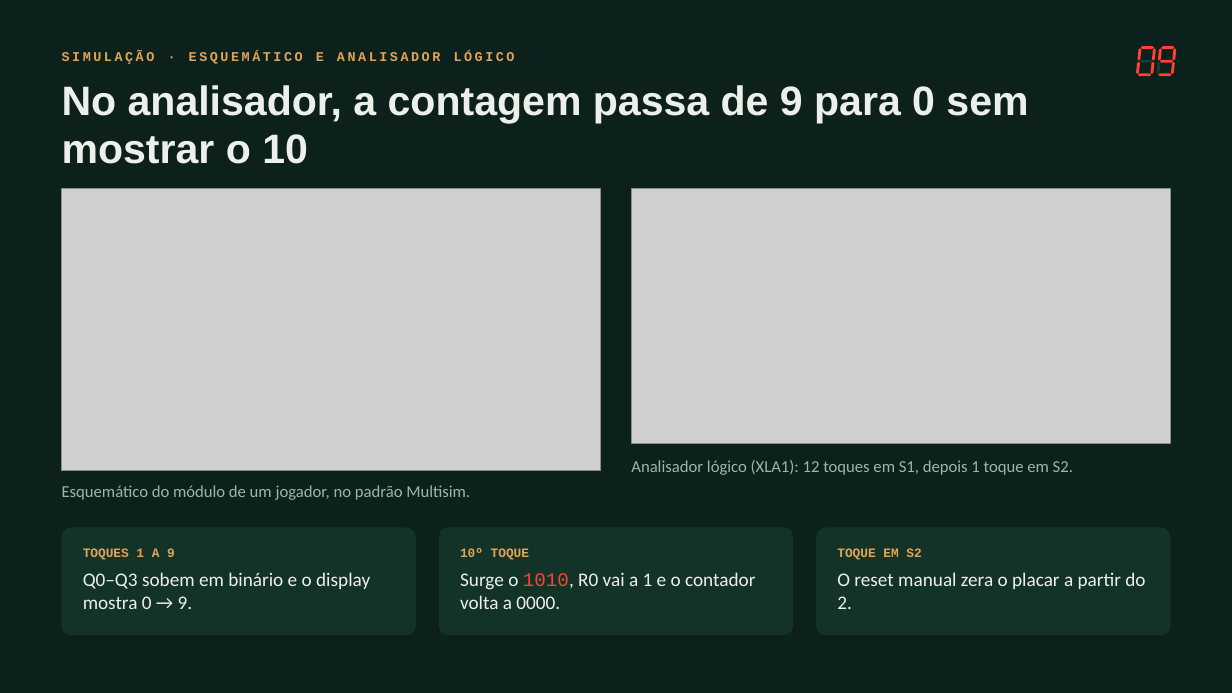
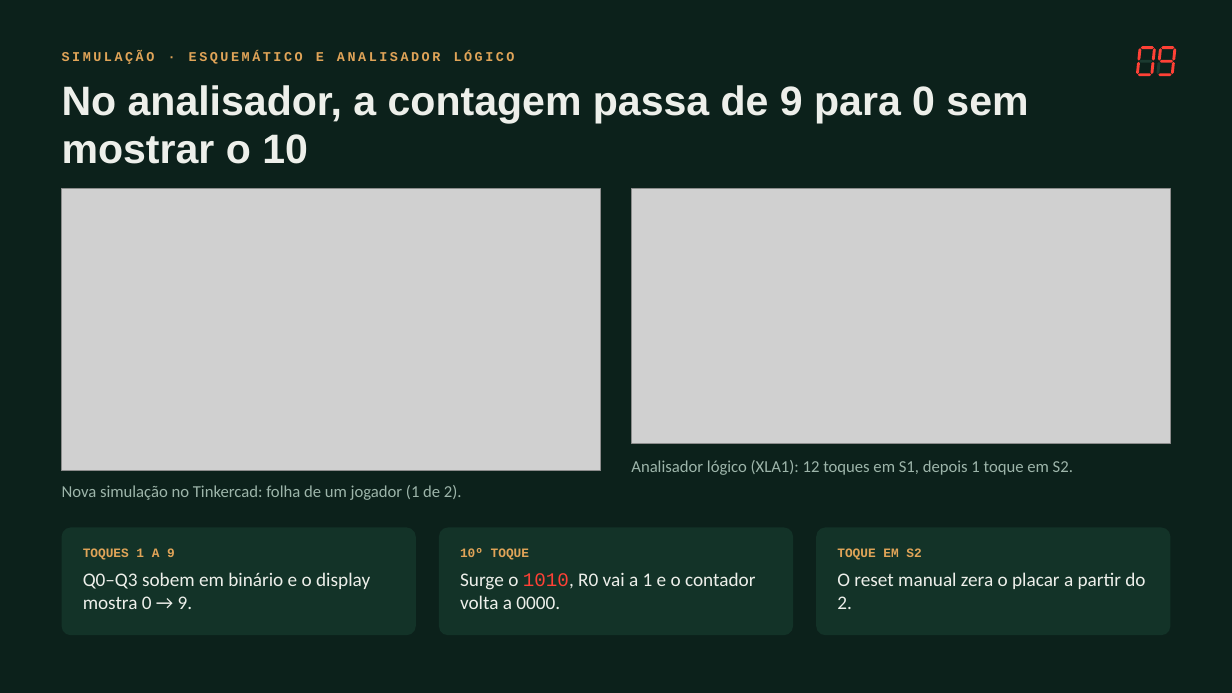
Before and after one commit to andreluisaguiar/PlacarDigital, a slide deck: slide 9 of apresentacao/export/Placar_Eletronico_Status_26-11-2026.pptx. Drawn at 1232x693 pixels with LibreOffice and Linux fonts; fonts in the diff are those of the drawing; grey boxes stand for pictures. Boxes give left, top, right and bottom in pixels: in the first picture for what was removed or moved away, otherwise in the second. Text is boxed around its words. In the diff, an @@ line names an element or a change of style, - is before the commit and + after.

Commit message:
Adiciona novo esquemático da simulação no Tinkercad e atualiza apresentação com imagens e notas correspondentes

```diff
--- a/apresentacao/export/Placar_Eletronico_Status_26-11-2026.pptx
+++ b/apresentacao/export/Placar_Eletronico_Status_26-11-2026.pptx
@@ text at (62, 485, 462, 500): text changed @@
-Esquemático do módulo de um jogador, no padrão Multisim.
+Nova simulação no Tinkercad: folha de um jogador (1 de 2).
```
Also in this commit, not shown: 5 other files.
